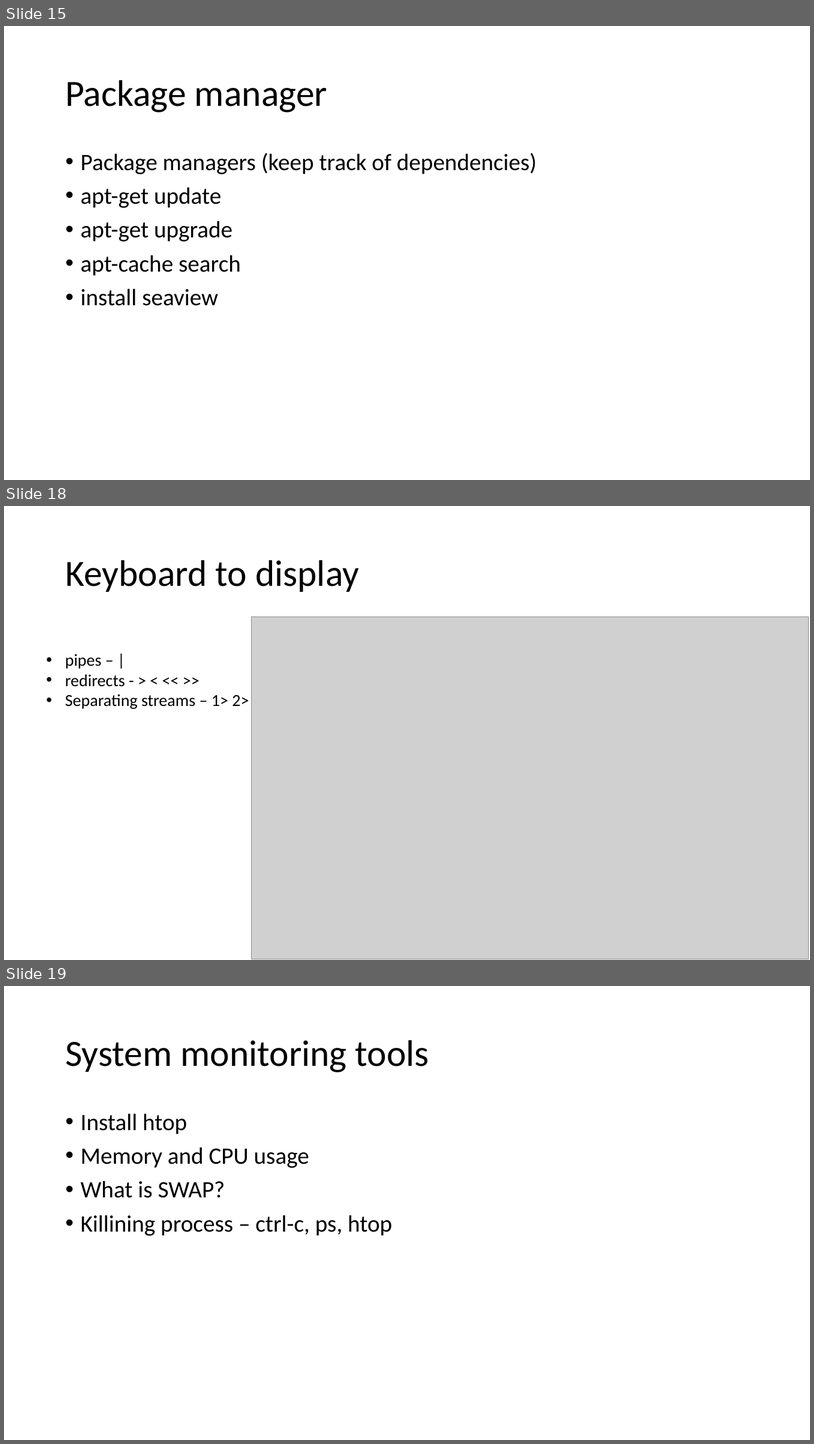
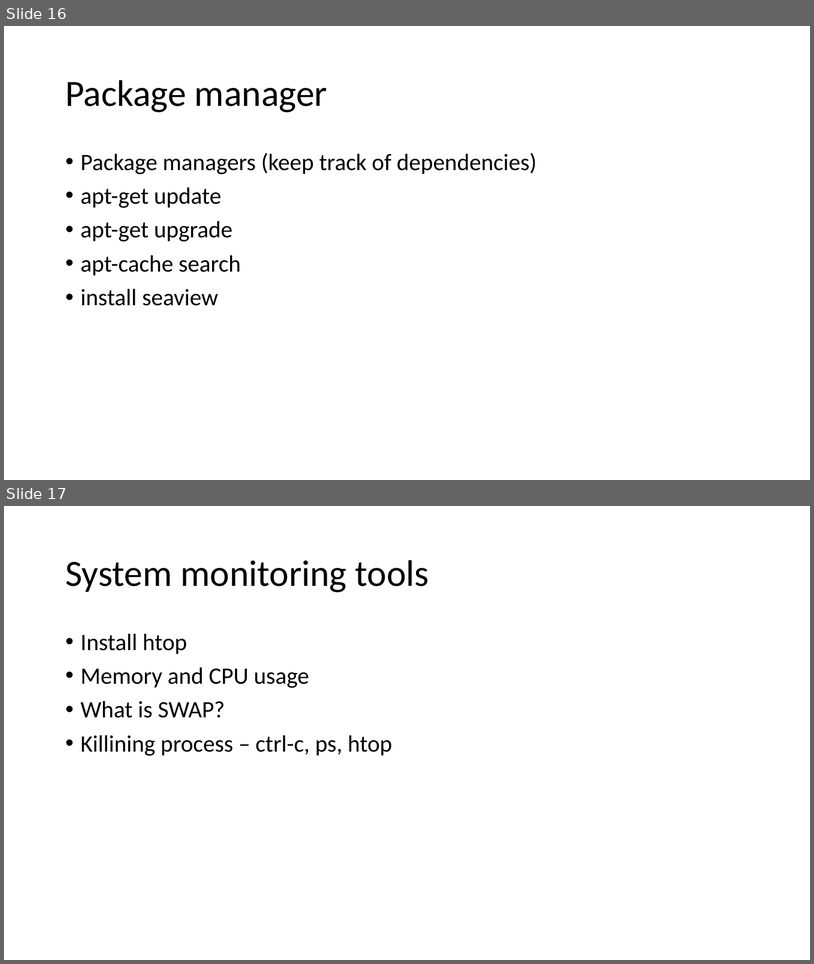
Before and after one commit to bastodian/2017_BioinformaticsPhylogenetics, a slide deck: Week_2/BI694_Week_2.pptx. Shown one above the other, each under a label of ours: slides 15, 18 and 19 before the commit, slides 16 and 17 after it; the slides between them are not shown. The pictures are 814x1444 and 814x964 pixels, drawn with LibreOffice and Linux fonts; fonts in the diff are those of the drawing; grey boxes stand for pictures. Boxes give left, top, right and bottom in pixels: in the first picture for what was removed or moved away, otherwise in the second. Text is boxed around its words. In the diff, an @@ line names an element or a change of style, - is before the commit and + after.

```diff
--- a/Week_2/BI694_Week_2.pptx
+++ b/Week_2/BI694_Week_2.pptx
@@ slide 18 removed at (x1=4, y1=506, x2=810, y2=960), background #FFFFFF @@
@@ title removed at (x1=65, y1=560, x2=359, y2=592) @@
-Keyboard to display
@@ picture removed at (x1=251, y1=617, x2=809, y2=958) @@
@@ text removed at (x1=65, y1=654, x2=249, y2=709) @@
-• pipes – |
-• redirects - > < << >>
-• Separating streams – 1> 2>
@@ what was slide 15 is now slide 16 @@
@@ what was slide 19 is now slide 17 @@
```
Also in this commit, not shown: 2 slides changed, 1 slide added, 2 other slides removed, 1 other file.
